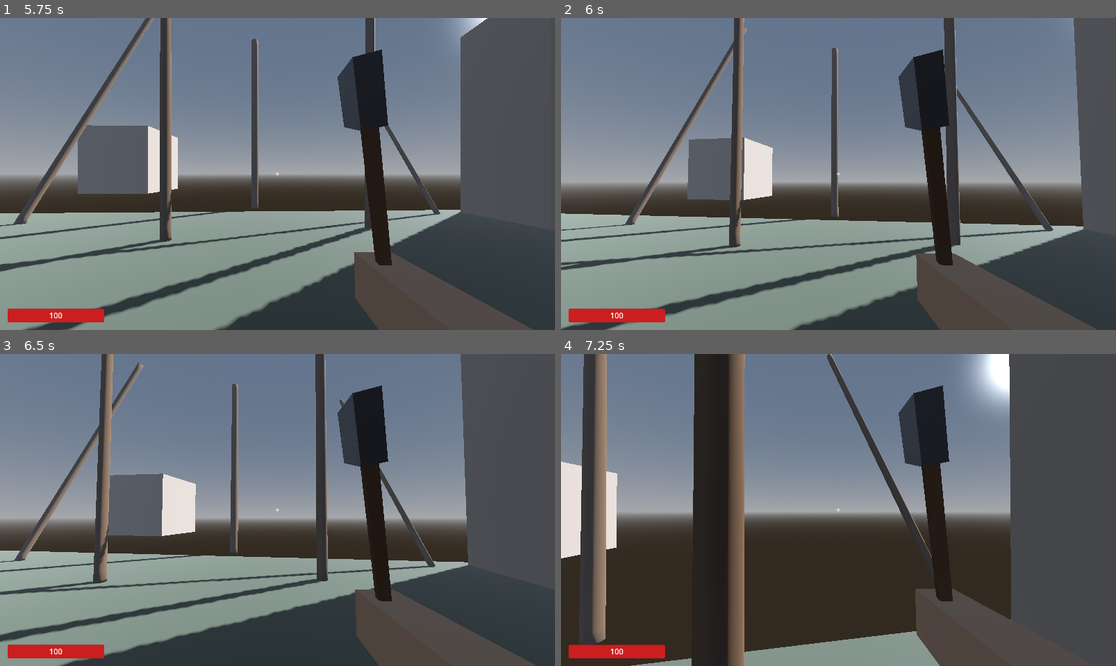
Above: before the commit, frames 1-4 (two rows, left to right).
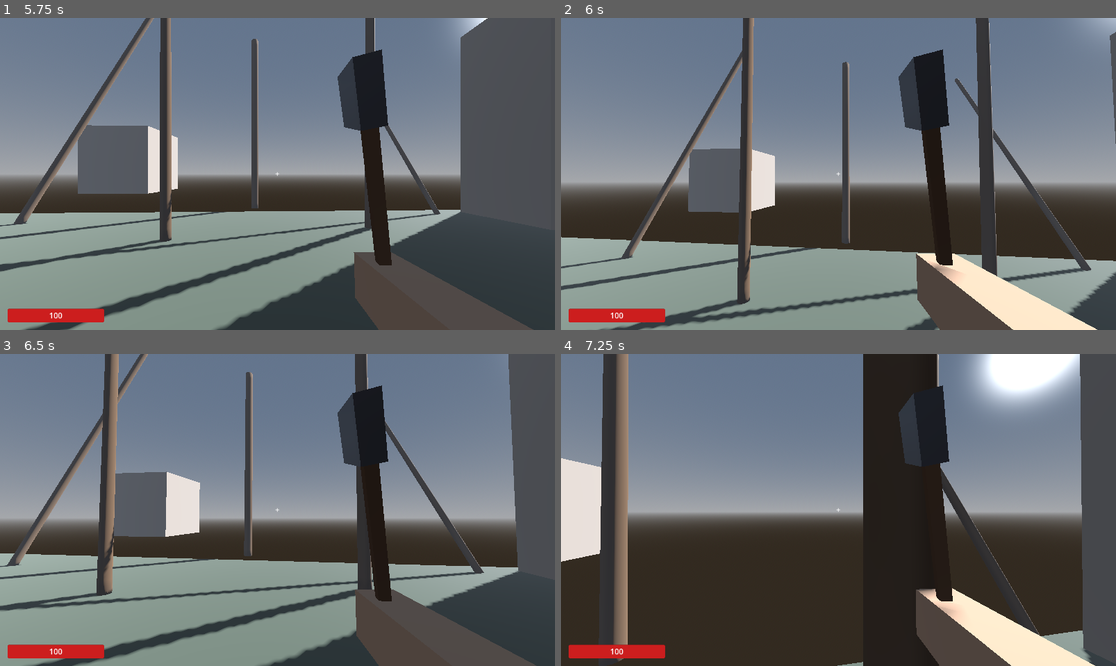
Above: after the commit, the same moments.

Repository: 9xxdpxx6/the-last-logger-v1
Game: Godot game, scene res://scenes/world.tscn
The game is run twice, just before and just after one commit, with the same random seed, the same clock (stepped at 60 frames per second) and the same inputs.
Inputs (mouse positions are in pixels of both pictures, inside the frame that each line leads up to):
- Up to frame 1 (5.75 s): tap Enter at 0.5 s; move the mouse to (305, 174) at 0.52 s; press the mouse at (305, 174) at 0.53 s; hold W (move_forward) from 0.53 s (still down); tap Space (jump) at 0.8, 1.35, 2.3, 3.8 s; move the mouse to (249, 174) at 1.27 s; release the mouse at (249, 174) at 1.28 s; click (249, 174) at 1.52 s; click (249, 174) at 1.55 s; click (249, 174) at 1.82 s; move the mouse to (288, 167) at 2.02 s; hold E (interact) 2.03-2.78 s; move the mouse to (271, 180) at 2.77 s; tap Shift (run) at 2.85 s; click (271, 180) at 3.02 s; click (271, 180) at 3.05 s; click (271, 180) at 3.32 s; move the mouse to (316, 177) at 3.52 s; hold Q 3.53-4.28 s; click (316, 177) at 3.77 s; click (316, 177) at 4.07 s; move the mouse to (233, 170) at 4.27 s; click (233, 170) at 4.35 s; click (233, 170) at 4.52 s; click (233, 170) at 4.82 s; move the mouse to (283, 174) at 5.02 s; hold Space (jump) from 5.03 s (still down)
- Up to frame 2 (6 s): move the mouse to (816, 167) at 5.77 s; release W (move_forward) at 5.78 s; release Space (jump) at 5.78 s; hold D (move_right) from 5.78 s (still down); tap E (interact) at 5.85 s
- Up to frame 3 (6.5 s): keep holding D (move_right); click (255, 503) at 6.02 s; click (255, 503) at 6.05 s; click (255, 503) at 6.32 s
- Up to frame 4 (7.25 s): move the mouse to (866, 510) at 6.52 s; release D (move_right) at 6.53 s; hold W (move_forward) from 6.53 s (still down); hold Shift (run) from 6.53 s (still down); click (866, 510) at 6.77 s; tap Space (jump) at 6.8 s; click (866, 510) at 7.07 s

Frame 1 is identical in both runs. In frame 2, 33% of the frame differs, in the area x 0-100%, y 0-100%; in frame 3, 25%; in frame 4, 36%, in the area x 0-97%, y 0-100%.

Commit message:
Add hold-to-autojump; require footing to grab a log for dragging
Jump now fires on is_action_pressed, so holding space rejumps the frame you land
(Minecraft-style), while a single tap is unchanged.

Dragging a heavy log relocates the player to its near end; if there's no solid
ground under that spot (the log dangles a end over a cliff) the grab is refused,
instead of letting the player stand on the ledge and drag it down from afar.

Diff:
--- a/scripts/player.gd
+++ b/scripts/player.gd
@@ -96,6 +96,11 @@
 ## Множитель скорости, когда игрок ТОЛКАЕТ бревно перед собой (идёт на него). Толкать почти
 ## нельзя — тащат назад/вбок. 0.04 = в 25 раз медленнее, чем тащить.
 @export var drag_push_speed_mult: float = 0.04
+## Глубина проверки опоры (м) под игроком при ВЗЯТИИ бревна на ВОЛОК (#reach). Волок ставит игрока
+## у схваченного торца — если там под ногами нет твёрдой земли в пределах этой глубины (бревно
+## свисает одним концом с обрыва), волок не начинаем: иначе игрок «брал» свисающий конец, стоя на
+## краю в воздухе, и тащил бревно вниз. Луч прицела бьёт дальше опоры, поэтому проверка нужна.
+@export var drag_ground_drop: float = 1.2
 ## На сколько метров ПЕРЕД игроком «рука» держит схваченный торец бревна.
 @export var drag_grab_distance: float = 0.8
 ## Высота (м), на которую «рука» поднимает схваченный торец над землёй — вид «в руке».
@@ -588,8 +593,35 @@
 			# мелкие полешки можно выдёргивать снизу. Тяжёлое (только волоком) — по-прежнему лишь сверху.
 			if fl.is_covered() and fl.get_weight() > carry_capacity:
 				continue
+			# ВОЛОК (тяжёлое бревно) ставит игрока у схваченного торца — если там нет опоры (бревно
+			# свисает концом с обрыва), не предлагаем взять: иначе игрок «брал» висящий конец с края и
+			# тащил вниз (#reach). Лёгкое (в руки на плечо) игрока не двигает — его не проверяем.
+			if fl.get_weight() > carry_capacity and not _drag_lands_on_ground(fl):
+				continue
 			return {"type": "log", "log": fl}
 	return {}
+
+
+# Будет ли игрок на ТВЁРДОЙ земле, если возьмёт это бревно на волок (#reach). Волок ставит игрока у
+# БЛИЖНЕГО торца, отступив на длину рук вдоль бревна (та же поза, что в _start_drag) — там и щупаем
+# опору лучом вниз. Нет земли в пределах drag_ground_drop под этой точкой → бревно свисает над
+# обрывом, волок начинать нельзя.
+func _drag_lands_on_ground(fl: FallingLog) -> bool:
+	var a := fl.global_position                                   # один торец (локальный 0)
+	var b := fl.to_global(Vector3(0.0, fl.get_length(), 0.0))     # другой торец
+	var near := a if global_position.distance_to(a) <= global_position.distance_to(b) else b
+	var far := b if near == a else a
+	var dir := far - near
+	dir.y = 0.0
+	if dir.length() > 0.01:
+		dir = dir.normalized()
+	var stand := Vector3(near.x - dir.x * drag_grab_distance, global_position.y,
+			near.z - dir.z * drag_grab_distance)
+	var space := get_world_3d().direct_space_state
+	var q := PhysicsRayQueryParameters3D.create(stand + Vector3.UP * 0.3,
+			stand - Vector3.UP * drag_ground_drop, 1 | 4 | 16)
+	q.exclude = [get_rid(), fl.get_rid()]
+	return not space.intersect_ray(q).is_empty()
 
 
 # Тачка под прицелом ДЛЯ ЗАГРУЗКИ (когда несём бревно). Годится либо сама тачка (попали по раме/
@@ -1092,7 +1124,9 @@
 		else:
 			velocity.x = move_toward(velocity.x, 0.0, speed)
 			velocity.z = move_toward(velocity.z, 0.0, speed)
-		if can_jump and Input.is_action_just_pressed("jump"):
+		# is_action_PRESSED (а не just_pressed): пока пробел зажат, прыжок повторяется
+		# сразу в первый кадр на земле — автопрыжок без паузы между прыжками (как в Minecraft).
+		if can_jump and Input.is_action_pressed("jump"):
 			velocity.y = _jump_velocity * jump_mult
 	else:
 		# В воздухе — ограниченное руление: инерция сохраняется, но подправить можно.
